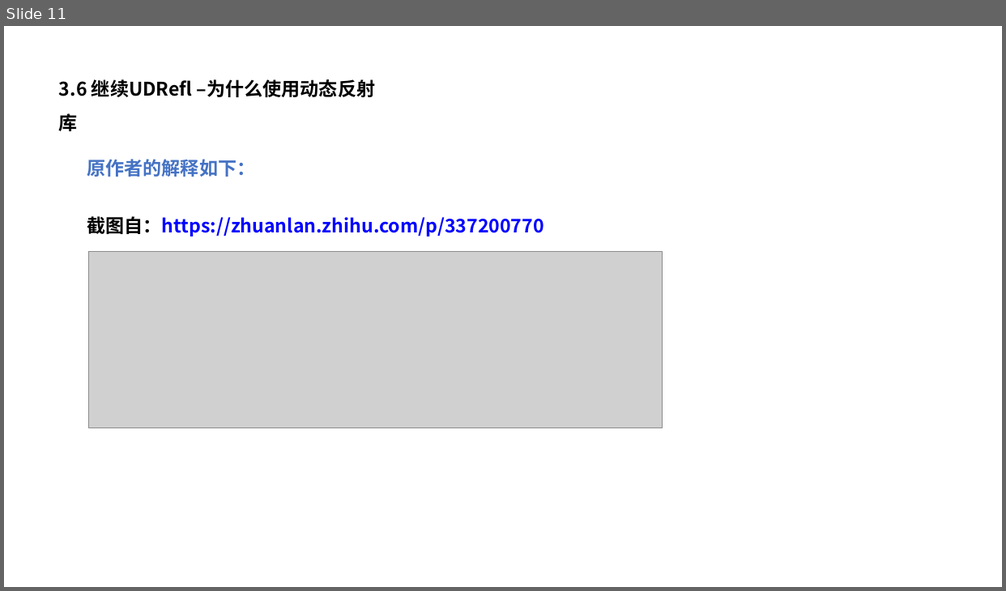
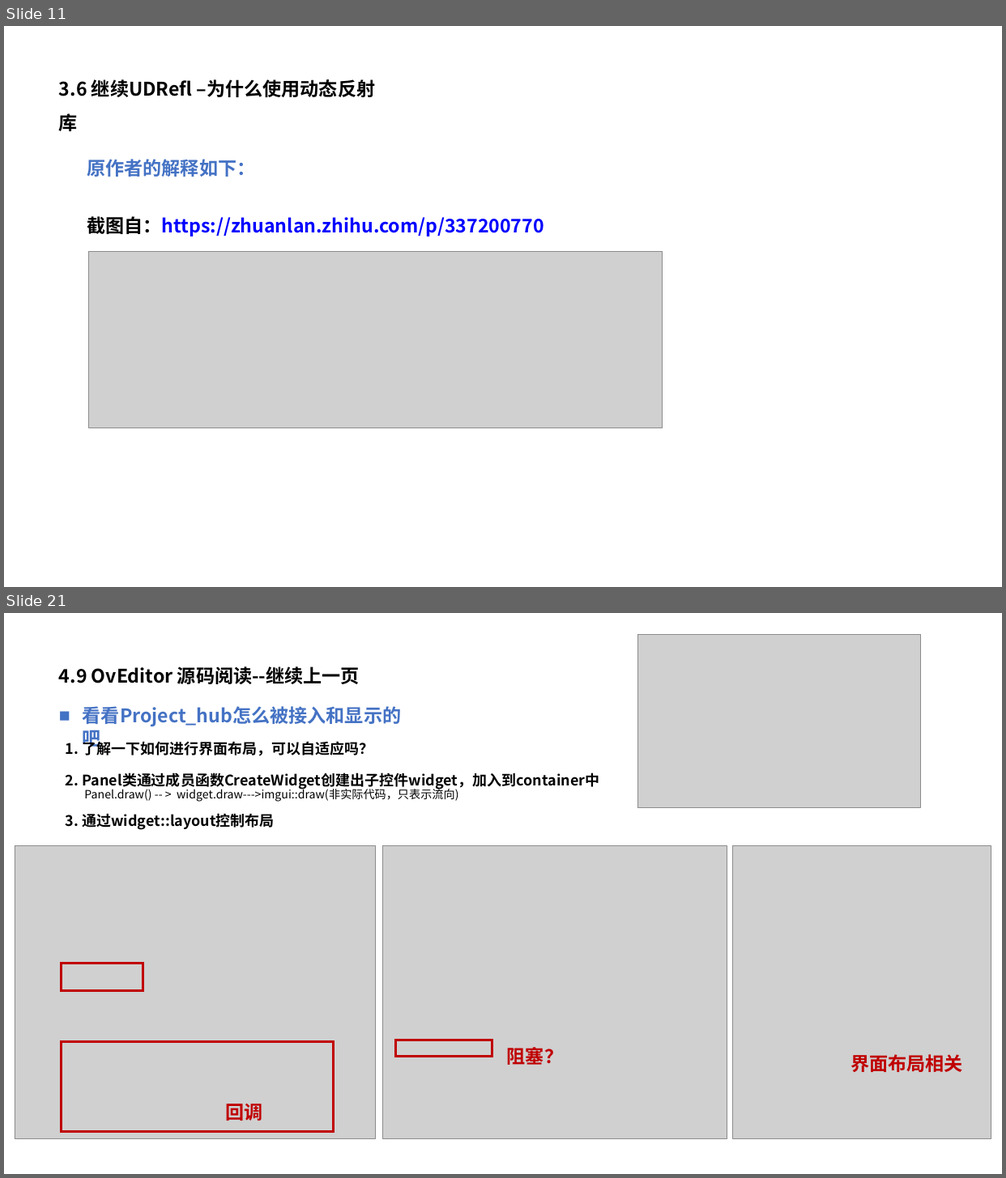
Before and after one commit to pczpcz/GAME102Learning, a slide deck: note/05 C++/静态反射库USRefl与imgui的界面绑定.pptx. Shown one above the other, each under a label of ours: slide 11 before the commit, slides 11 and 21 after it; the slides between them are not shown. The pictures are 1006x591 and 1006x1178 pixels, drawn with LibreOffice and Linux fonts; fonts in the diff are those of the drawing; grey boxes stand for pictures. Boxes give left, top, right and bottom in pixels: in the first picture for what was removed or moved away, otherwise in the second. Text is boxed around its words. In the diff, an @@ line names an element or a change of style, - is before the commit and + after.

```diff
--- a/note/05 C++/静态反射库USRefl与imgui的界面绑定.pptx
+++ b/note/05 C++/静态反射库USRefl与imgui的界面绑定.pptx
@@ slide 21 added at box(4, 613, 1002, 1174), background #FFFFFF @@
@@ picture added at box(638, 635, 921, 808) @@
@@ text added at box(59, 666, 360, 684), 18 pt, text #000000, bold @@
+4.9 OvEditor 源码阅读--继续上一页
@@ text added at box(83, 706, 401, 727), 18 pt, text #4472C4, bold @@
+■ 看看Project_hub怎么被接入和显示的吧
@@ text added at box(66, 739, 373, 756), 14 pt, text #000000, bold @@
+1. 了解一下如何进行界面布局，可以自适应吗？
@@ text added at box(66, 773, 599, 790), 14 pt, text #000000, bold @@
+2. Panel类通过成员函数CreateWidget创建出子控件widget，加入到container中
@@ text added at box(84, 788, 459, 802), 11 pt, text #000000 @@
+Panel.draw() -- > widget.draw--->imgui::draw(非实际代码，只表示流向)
@@ text added at box(66, 813, 275, 830), 14 pt, text #000000, bold @@
+3. 通过widget::layout控制布局
@@ picture added at box(15, 845, 375, 1139) @@
@@ picture added at box(383, 845, 727, 1139) @@
@@ picture added at box(732, 845, 991, 1139) @@
@@ rectangle added at box(62, 964, 143, 991), outline #C00000 2.25 pt @@
@@ rectangle added at box(62, 1042, 334, 1132), outline #C00000 2.25 pt @@
@@ rectangle added at box(396, 1041, 492, 1057), outline #C00000 2.25 pt @@
@@ text added at box(507, 1047, 563, 1065), 18 pt, text #C00000, bold @@
+阻塞？
@@ text added at box(850, 1054, 963, 1072), 18 pt, text #C00000, bold @@
+界面布局相关
@@ text added at box(226, 1104, 263, 1121), 18 pt, text #C00000, bold @@
+回调
```
Also in this commit, not shown: 1 slide changed, 21 other slides added.
